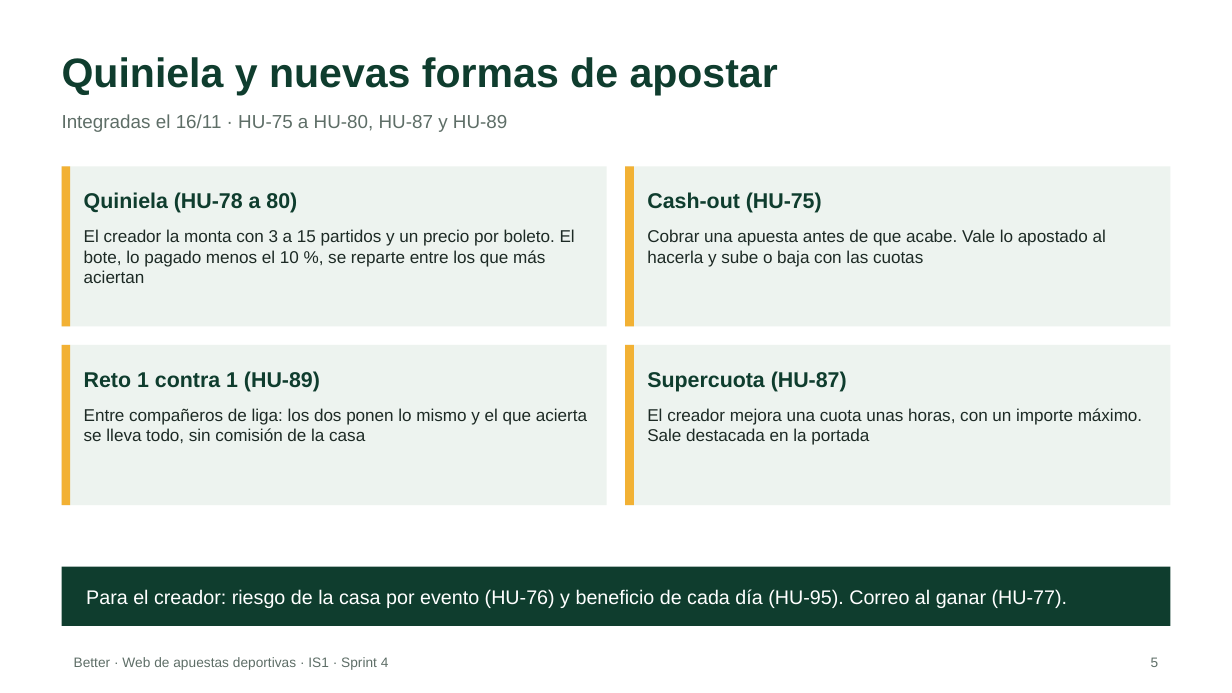
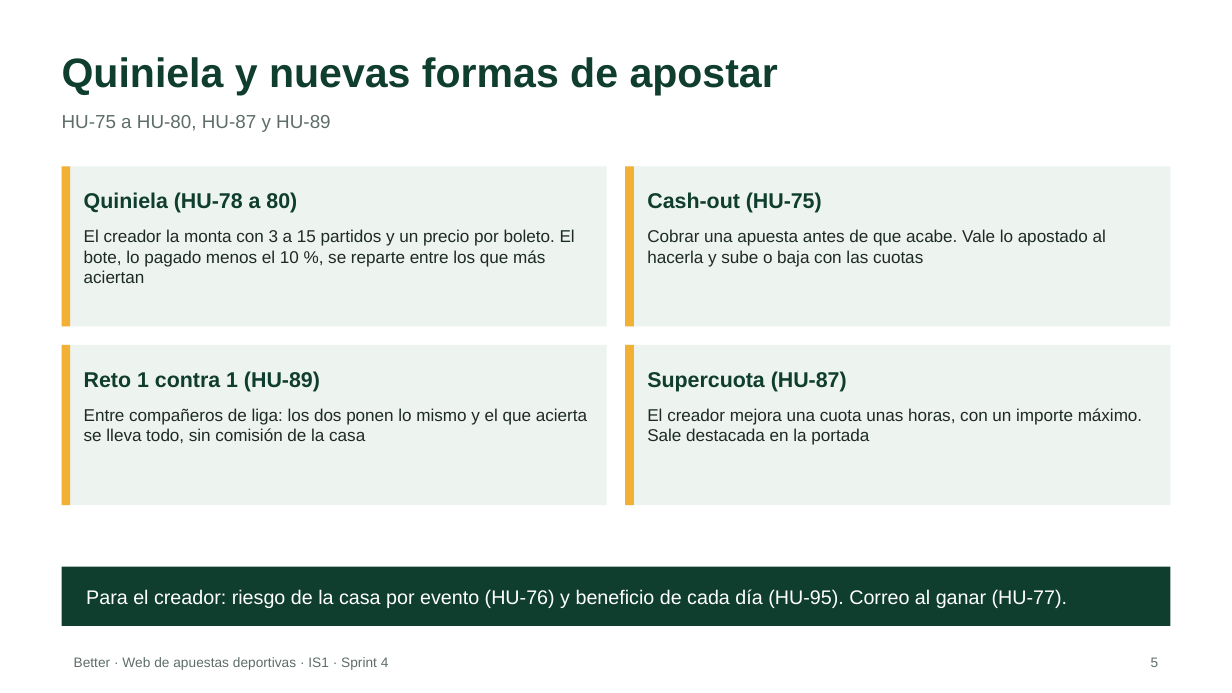
Before and after one commit to riverri/IS1, a slide deck: slide 5 of docs/presentaciones/Better_Sprint_4.pptx. Drawn at 1232x693 pixels with LibreOffice and Linux fonts; fonts in the diff are those of the drawing. Boxes give left, top, right and bottom in pixels: in the first picture for what was removed or moved away, otherwise in the second. Text is boxed around its words. In the diff, an @@ line names an element or a change of style, - is before the commit and + after.

```diff
--- a/docs/presentaciones/Better_Sprint_4.pptx
+++ b/docs/presentaciones/Better_Sprint_4.pptx
@@ text at box(62, 115, 330, 132): text changed @@
-Integradas el 16/11 · HU-75 a HU-80, HU-87 y HU-89
+HU-75 a HU-80, HU-87 y HU-89
```
Also in this commit, not shown: 5 other slides changed, 9 other files.
